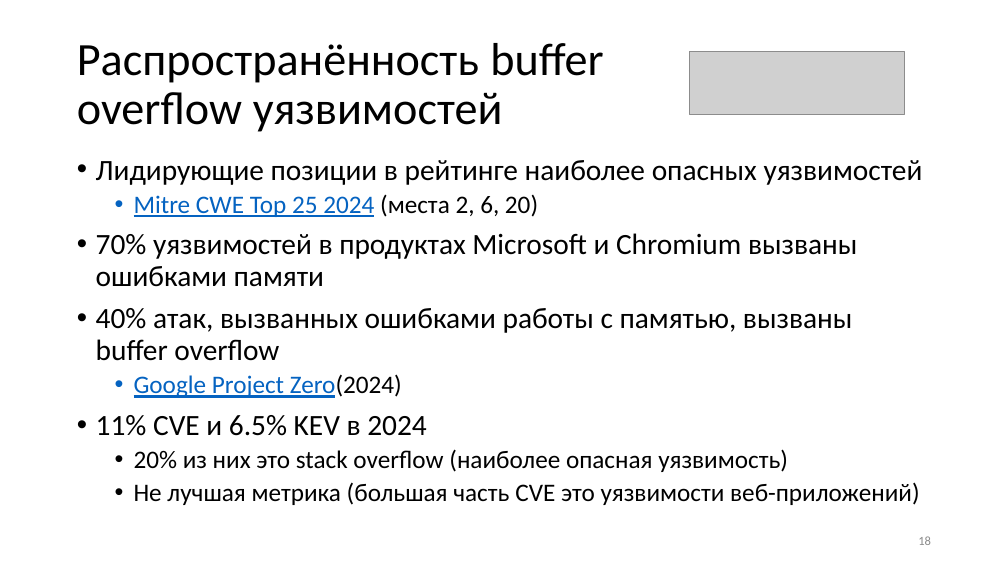
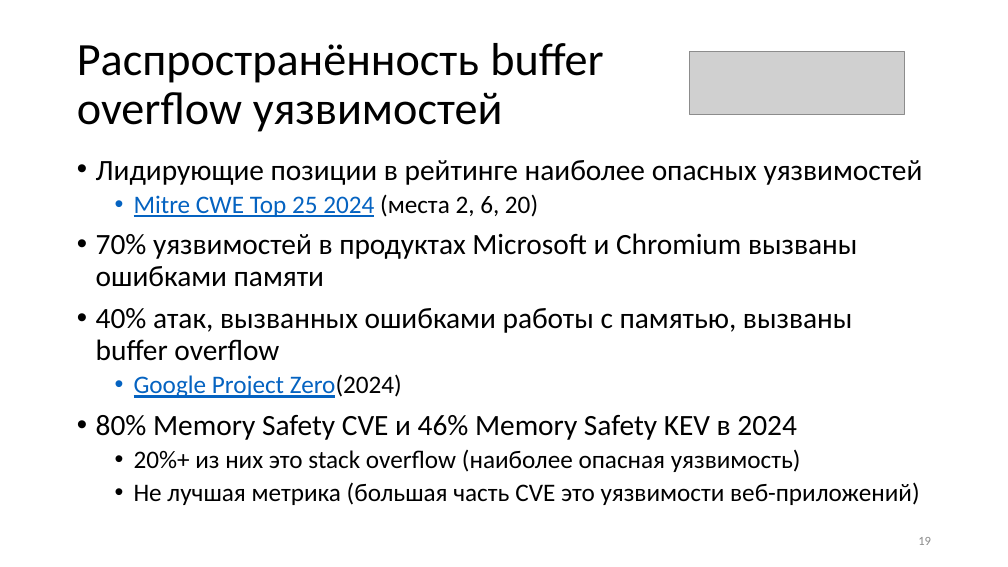
Before and after one commit to yugr/slides, a slide deck: slide 19 of CppZeroCost/2025/RU.pptx (slide 18 before the commit). Drawn at 1008x567 pixels with LibreOffice and Linux fonts; fonts in the diff are those of the drawing; grey boxes stand for pictures. Boxes give left, top, right and bottom in pixels: in the first picture for what was removed or moved away, otherwise in the second. Text is boxed around its words. In the diff, an @@ line names an element or a change of style, - is before the commit and + after.

```diff
--- a/CppZeroCost/2025/RU.pptx
+++ b/CppZeroCost/2025/RU.pptx
@@ text at <box>96,415,801,472</box>: text changed @@
-• 11% CVE и 6.5% KEV в 2024
-  • 20% из них это stack overflow (наиболее опасная уязвимость)
+• 80% Memory Safety CVE и 46% Memory Safety KEV в 2024
+  • 20%+ из них это stack overflow (наиболее опасная уязвимость)
```
Also in this commit, not shown: 22 other slides changed, 2 slides added, 3 other files.
